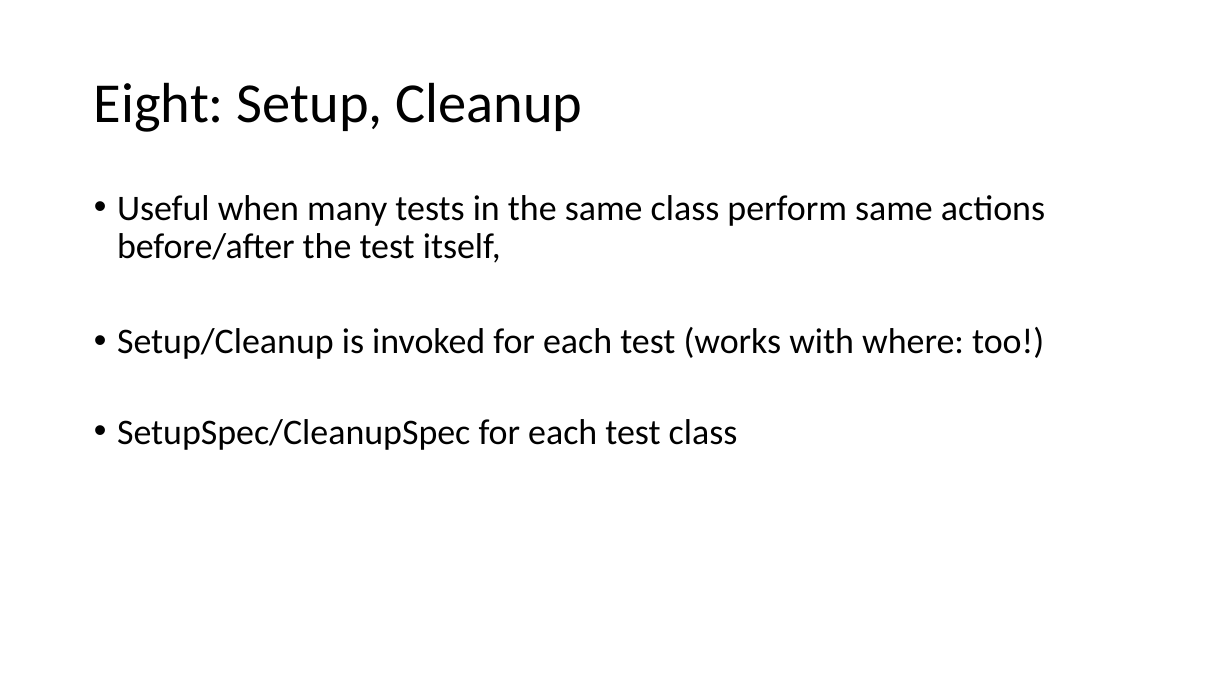
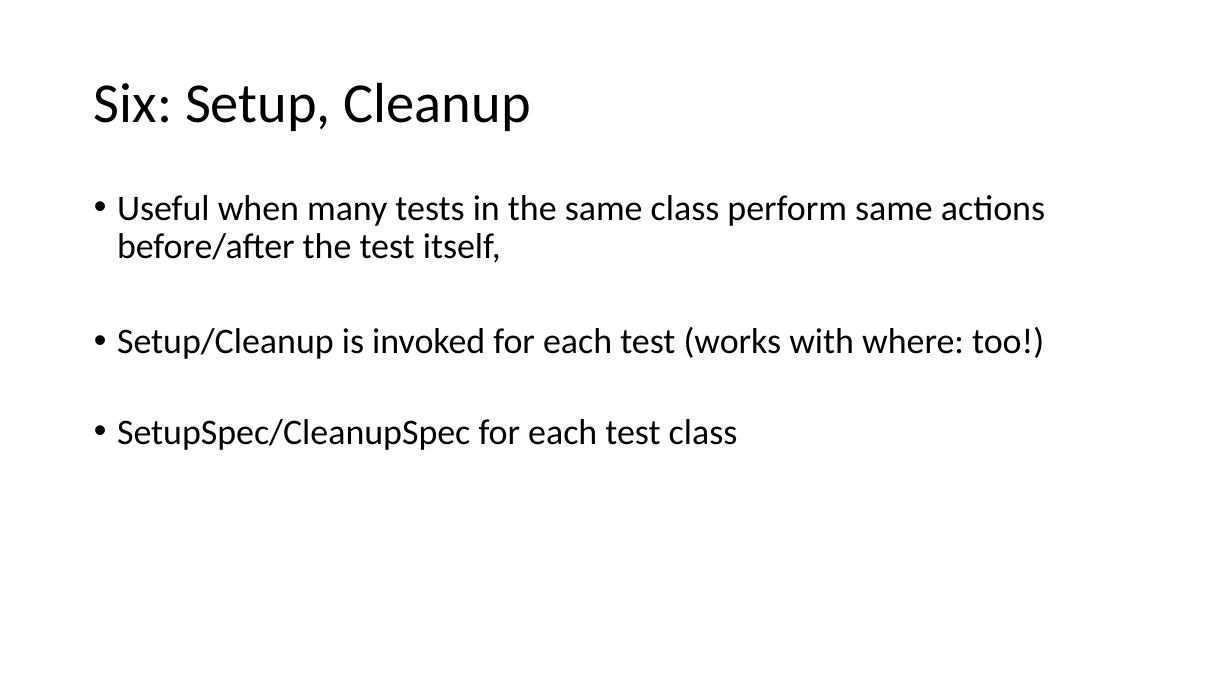
Before and after one commit to MiQr/spock-handsOn, a slide deck: slide 11 of ppt/Spock-HandsOn.pptx (slide 12 before the commit). Drawn at 1232x693 pixels with LibreOffice and Linux fonts; fonts in the diff are those of the drawing. Boxes give left, top, right and bottom in pixels: in the first picture for what was removed or moved away, otherwise in the second. Text is boxed around its words. In the diff, an @@ line names an element or a change of style, - is before the commit and + after.

Commit message:
Cleanup before presentation - contd.

```diff
--- a/ppt/Spock-HandsOn.pptx
+++ b/ppt/Spock-HandsOn.pptx
@@ title at box(94, 82, 531, 131): text changed @@
-Eight: Setup, Cleanup
+Six: Setup, Cleanup
```
Also in this commit, not shown: 6 other slides changed, 1 slide added, 1 other file.
